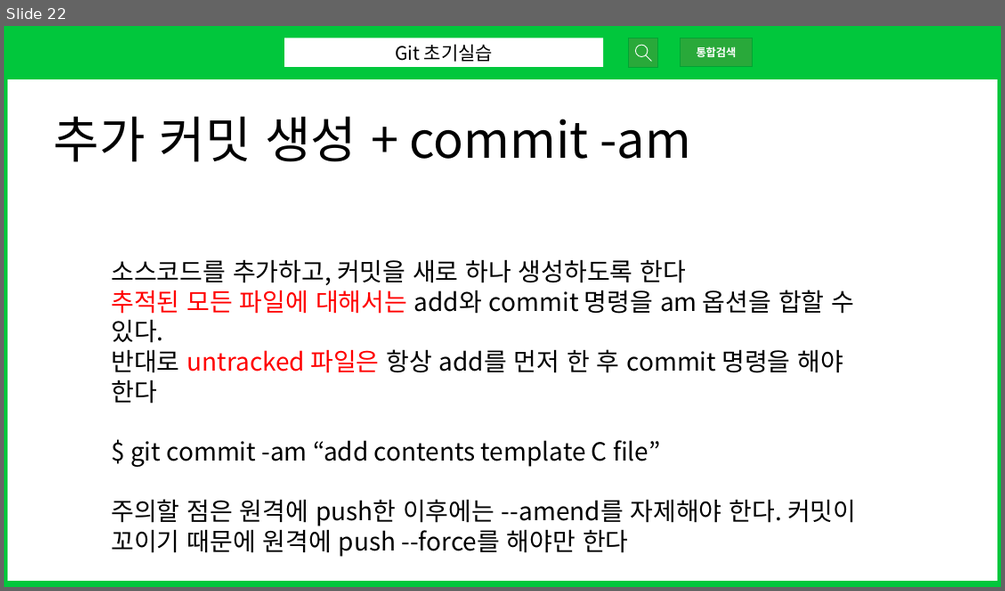
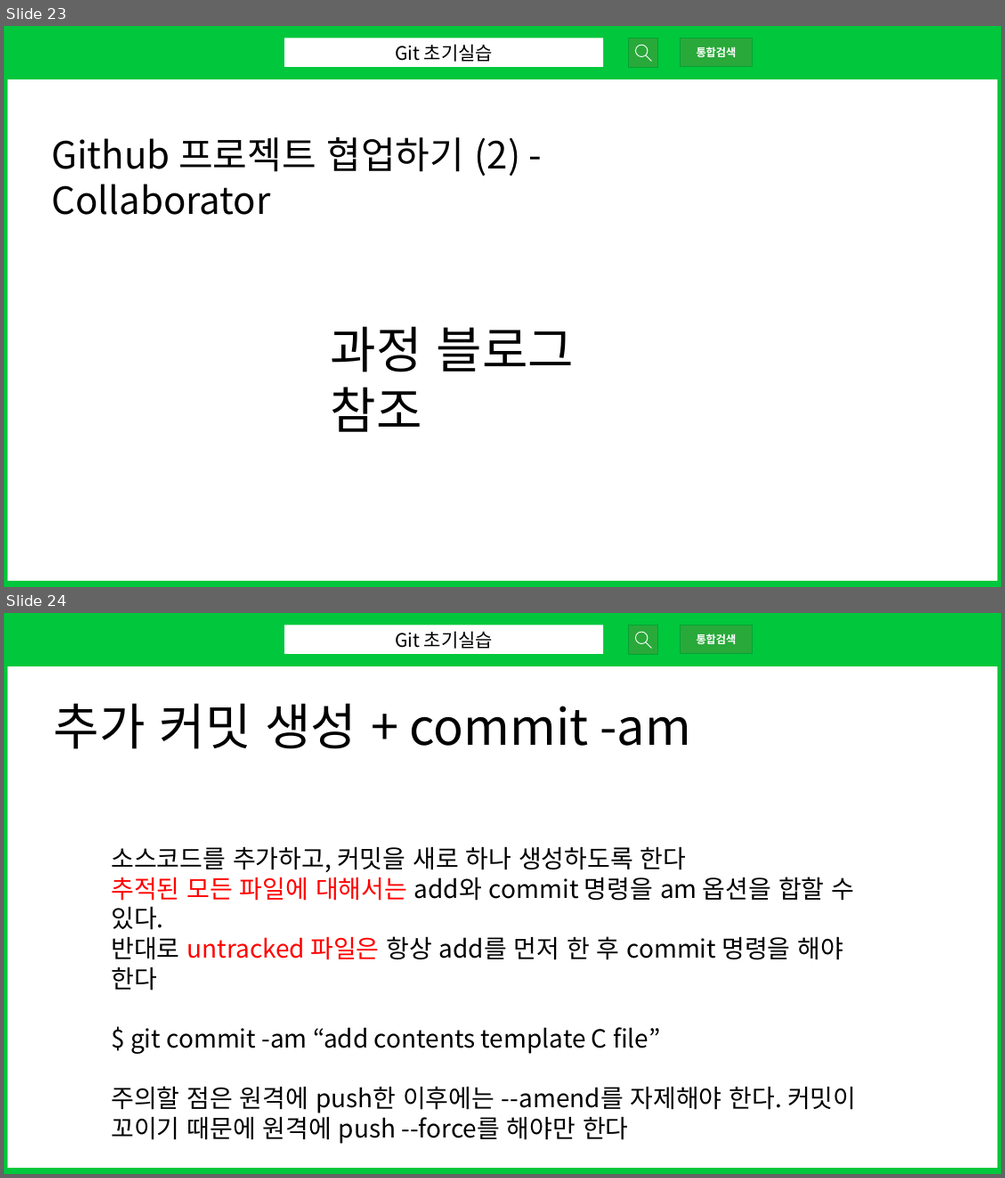
Before and after one commit to yukyung841/git_github_training, a slide deck: docs/git-seminar-pt.pptx. Shown one above the other, each under a label of ours: slide 22 before the commit, slides 23 and 24 after it. The pictures are 1005x591 and 1005x1178 pixels, drawn with LibreOffice and Linux fonts; fonts in the diff are those of the drawing. Boxes give left, top, right and bottom in pixels: in the first picture for what was removed or moved away, otherwise in the second. Text is boxed around its words. In the diff, an @@ line names an element or a change of style, - is before the commit and + after.

```diff
--- a/docs/git-seminar-pt.pptx
+++ b/docs/git-seminar-pt.pptx
@@ slide 23 added at box(4, 26, 1001, 587), background #FFFFFF @@
@@ rectangle added at box(4, 26, 1001, 585), outline #01C73C 7.5 pt @@
@@ rectangle added at box(4, 26, 1001, 79), fill #01C73C @@
@@ rectangle added at box(284, 38, 603, 67), fill #FFFFFF, 18 pt, text #000000 @@
+Git 초기실습
@@ triangle added at box(607, 49, 616, 55), fill #01C73C @@
@@ rectangle added at box(629, 38, 657, 67), fill #29A93A, outline #01A333 1 pt @@
@@ donut added at box(635, 45, 647, 57), fill #FFFFFF @@
@@ rectangle added at box(680, 38, 752, 67), fill #29A93A, outline #01A333 1 pt, 10.5 pt, text #FFFFFF, bold @@
+통합검색
@@ rounded rectangle added at box(645, 54, 652, 62), fill #FFFFFF @@
@@ text added at box(51, 137, 521, 176), 36 pt, text #000000 @@
+Github 프로젝트 협업하기 (2) - Collaborator
@@ text added at box(331, 326, 574, 432), 48 pt, text #000000 @@
+과정 블로그 참조
@@ what was slide 22 is now slide 24 @@
```
Also in this commit, not shown: 5 slides changed, 1 other slide added, 1 slide removed, 13 other files.
